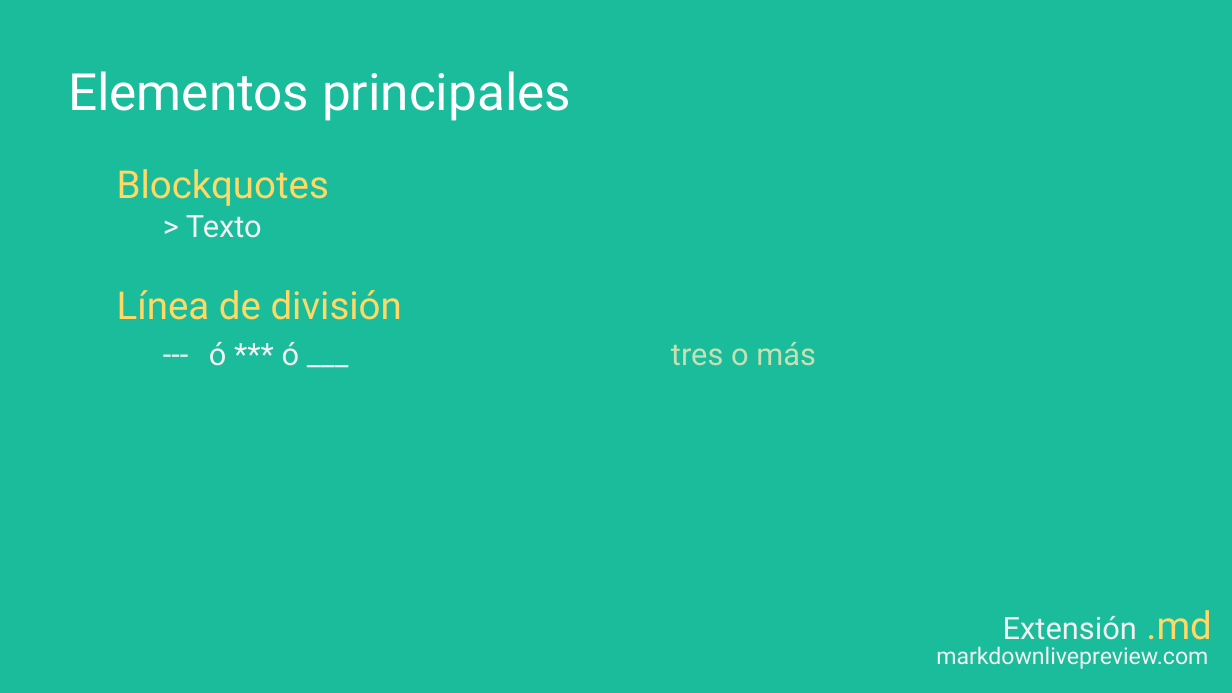
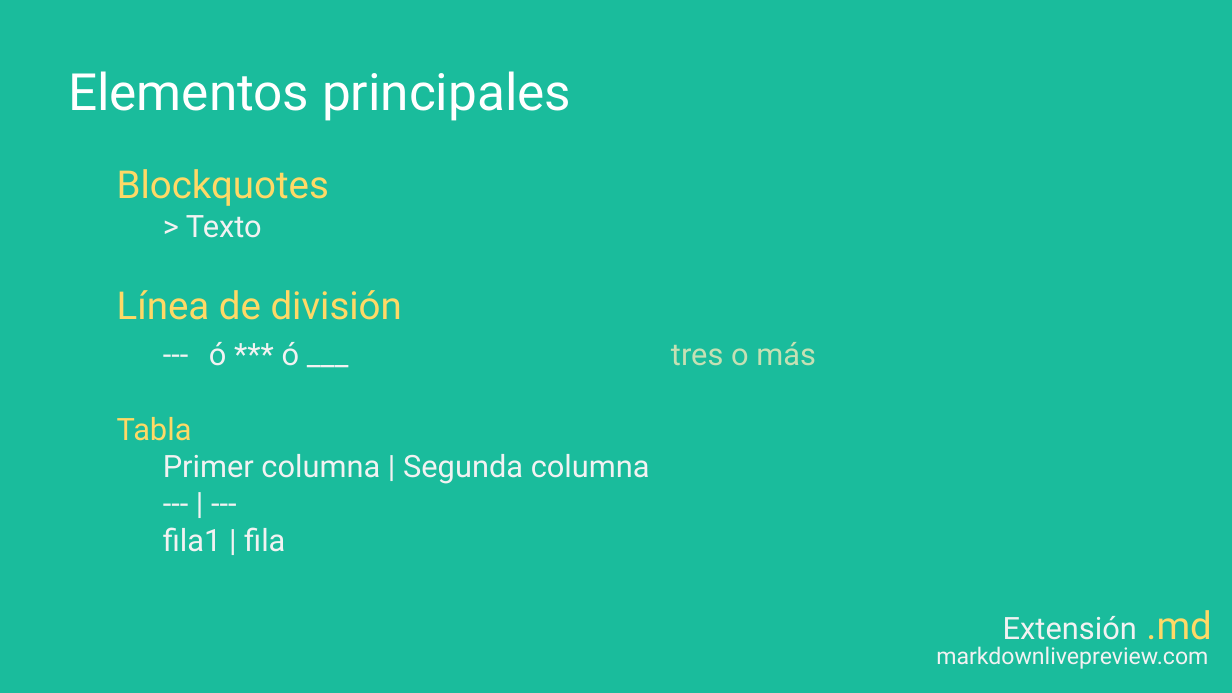
Before and after one commit to cimadev/PlaticasTalleres, a slide deck: slide 39 of 2017/dec_7_Git_GitHub_WorkShop/DGO.pptx (slide 37 before the commit). Drawn at 1232x693 pixels with LibreOffice and Linux fonts; fonts in the diff are those of the drawing. Boxes give left, top, right and bottom in pixels: in the first picture for what was removed or moved away, otherwise in the second. Text is boxed around its words. In the diff, an @@ line names an element or a change of style, - is before the commit and + after.

```diff
--- a/2017/dec_7_Git_GitHub_WorkShop/DGO.pptx
+++ b/2017/dec_7_Git_GitHub_WorkShop/DGO.pptx
@@ text at [117, 417, 650, 552]: paragraphs added @@
+Tabla
+Primer columna | Segunda columna
+--- | ---
+fila1 | fila
```
Also in this commit, not shown: 7 other slides changed, 5 slides added, 1 slide removed.
